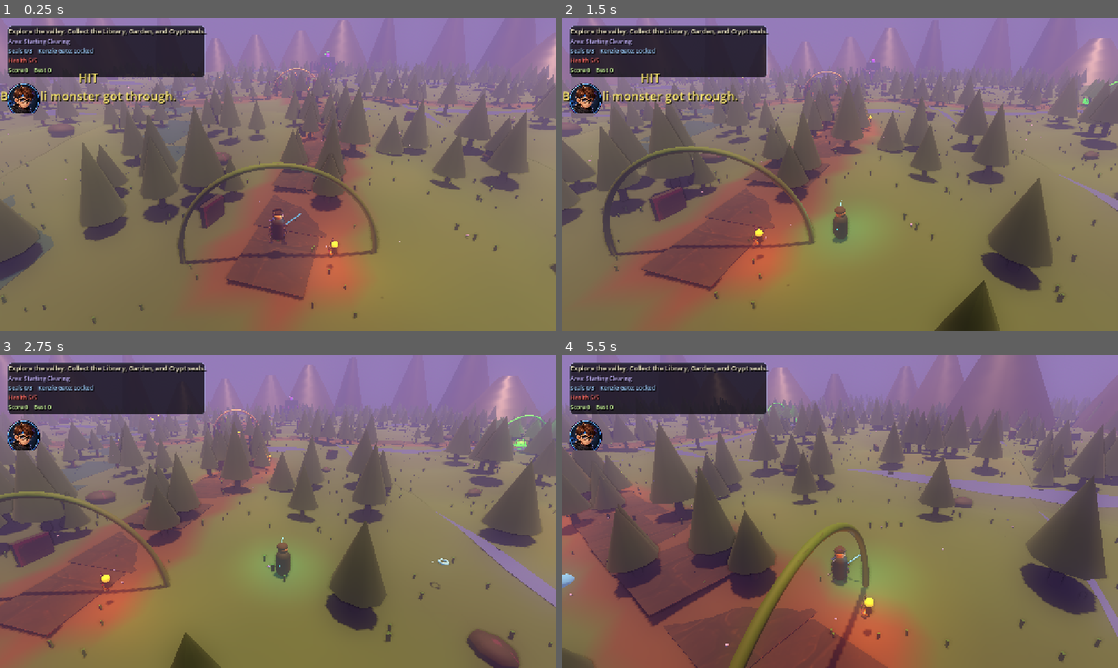
Above: before the commit, frames 1-4 (two rows, left to right).
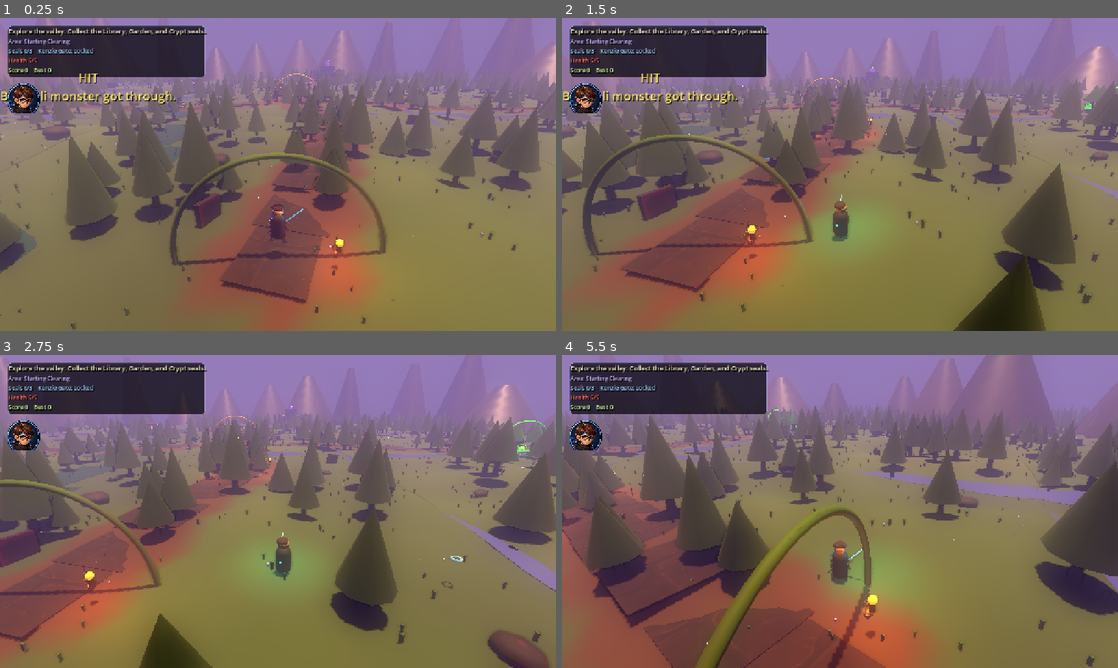
Above: after the commit, the same moments.

Repository: jfeldman9-rgb/RileyDungeonMaster
Game: Godot game, scene res://scenes/open_world_prototype.tscn
Same seed, same stepped clock (60 frames per second), same inputs: the game is played once before the commit and once after it.
Inputs (mouse positions are in pixels of both pictures, inside the frame that each line leads up to):
- Up to frame 1 (0.25 s): no input
- Up to frame 2 (1.5 s): tap Enter (ui_accept) at 0.5, 0.77 s; move the mouse to (962, 158) at 0.52 s; hold D (move_right) 0.53-1.25 s; hold Shift (dash) 0.53-1.25 s; click (962, 158) at 0.67 s; drag from (728, 190) to (812, 237) at 1.27 s
- Up to frame 3 (2.75 s): move the mouse to (333, 442) at 2.02 s; hold D (move_right) from 2.03 s (still down); hold F (throw_star) from 2.03 s (still down)
- Up to frame 4 (5.5 s): release D (move_right) at 2.75 s; release F (throw_star) at 2.75 s; drag from (812, 574) to (673, 464) at 2.77 s; move the mouse to (1006, 558) at 3.52 s; hold A (move_left) 3.53-4.25 s; hold E 3.53-4.25 s; tap Enter (ui_accept) at 3.77 s; drag from (673, 464) to (756, 433) at 4.27 s; move the mouse to (867, 511) at 5.02 s; hold S (move_down) from 5.03 s (still down); tap B at 5.1 s; click (867, 511) at 5.17 s

The runs differ from the first frame. In frame 1, 13% of the frame differs, in the area x 0-100%, y 0-100%; in frame 2, 17%; in frame 3, 16%; in frame 4, 20%.

Commit message:
Lower adventure camera for richer detail

Diff:
--- a/scripts/camera_rig.gd
+++ b/scripts/camera_rig.gd
@@ -2,13 +2,13 @@
 class_name CameraRig
 
 @export var target_path: NodePath
-@export var follow_distance := 12.0
-@export var follow_height := 8.5
-@export var look_ahead := 6.0
+@export var follow_distance := 11.4
+@export var follow_height := 7.35
+@export var look_ahead := 5.6
 @export var smoothing := 8.0
 @export var rotate_speed := 1.65
-@export var portrait_height_bonus := 4.0
-@export var portrait_distance_bonus := 4.5
+@export var portrait_height_bonus := 4.8
+@export var portrait_distance_bonus := 5.2
 
 var yaw := 0.0
 var target: Node3D
